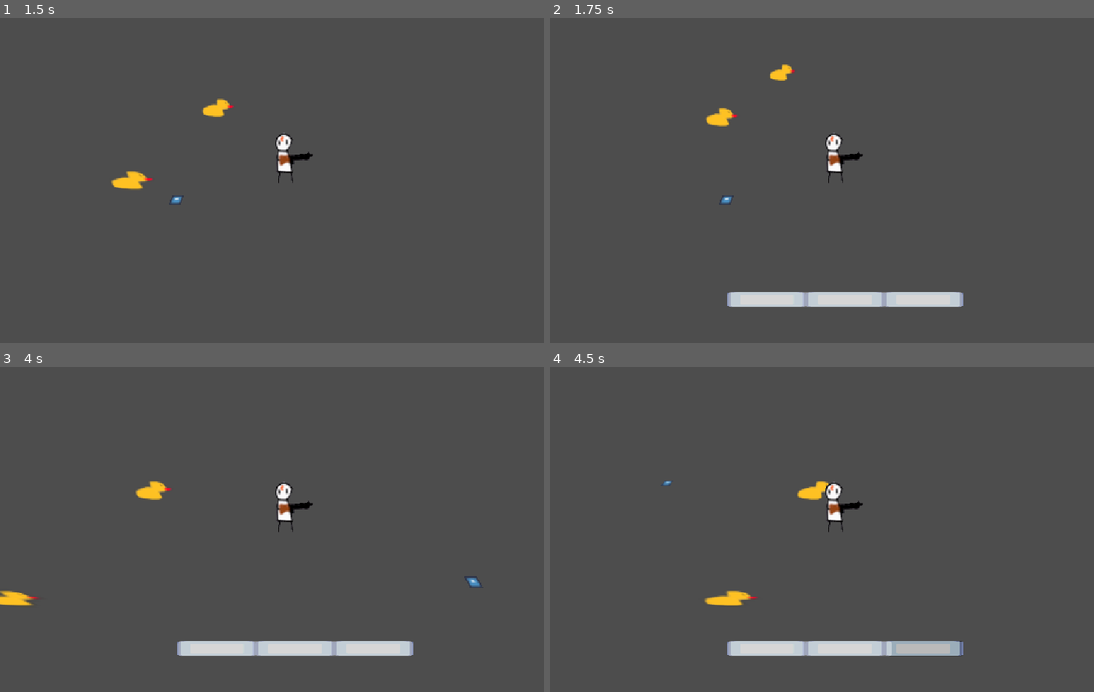
Above: before the commit, frames 1-4 (two rows, left to right).
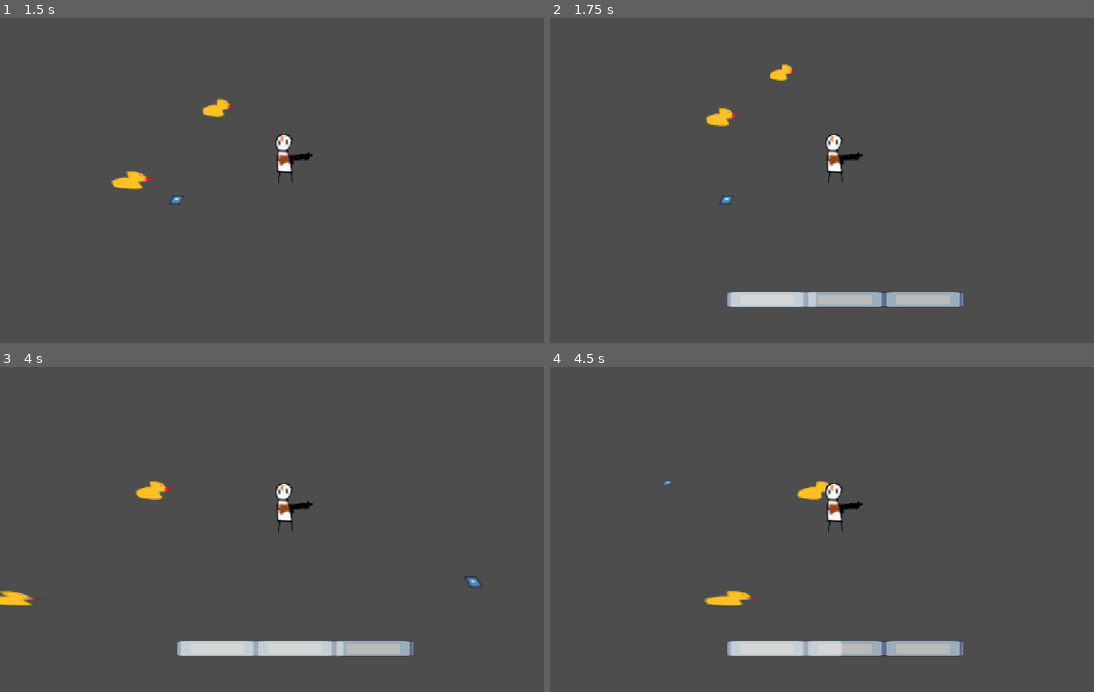
Above: after the commit, the same moments.

Repository: gmuGADIG/DEADSHOT
Game: Godot game, scene res://test_scenes/test_meat_pickup.tscn
Same seed, same stepped clock (60 frames per second), same inputs: the game is played once before the commit and once after it. This scene is started directly instead of the project's main scene. The engine's default icon, where the game draws it, is replaced by a stand-in: a white triangle on a blue panel in a dark square.
Inputs (mouse positions are in pixels of both pictures, inside the frame that each line leads up to):
- Up to frame 1 (1.5 s): tap Enter at 0.5 s; move the mouse to (424, 167) at 0.52 s; hold D (move_right) 0.53-1.28 s; click (424, 167) at 0.6 s; tap Space (roll) at 0.8, 1.35 s; move the mouse to (179, 200) at 1.27 s; hold S (move_down) from 1.28 s (still down)
- Up to frame 2 (1.75 s): keep holding S (move_down); tap Tab (ui_focus_next) at 1.55 s
- Up to frame 3 (4 s): move the mouse to (353, 461) at 2.02 s; release S (move_down) at 2.03 s; hold D (move_right) 2.03-2.78 s; tap Tab (ui_focus_next) at 2.1, 3.8 s; click (353, 461) at 2.3 s; move the mouse to (266, 601) at 2.77 s; hold W (move_up) 2.78-3.53 s; click (266, 601) at 2.85 s; tap Space (roll) at 3.05 s; move the mouse to (473, 581) at 3.52 s; hold A (move_left) from 3.53 s (still down); hold E (interact) from 3.53 s (still down)
- Up to frame 4 (4.5 s): keep holding A (move_left); move the mouse to (669, 484) at 4.27 s; release E (interact) at 4.28 s; tap Space (roll) at 4.35 s

Frame 1 is identical in both runs. In frame 2, 1.3% of the frame differs, in the area x 48-76%, y 84-90%; in frame 3, 0.6%; in frame 4, 0.4%.

Commit message:
Random tweaks

Diff:
--- a/world/player/player.gd
+++ b/world/player/player.gd
@@ -42,7 +42,6 @@
 	return dir.normalized()
 
 func _ready() -> void:
-	print("player ready - PRESS TAB TO TEST COMBAT ENCOUNTER MODE")
 	instance = self
 
 func _init() -> void:
@@ -68,24 +67,22 @@
 ## We use the proper process function to update stamina, since it appears on the HUD and that could be drawn faster than the physics tickrate.
 func _process(delta: float) -> void:
 	if is_in_combat: update_stamina(delta)
+
 	# TEST COMBAT ENCOUNTER MODE FOR STAMINA
 	if Input.is_action_just_pressed("ui_focus_next"):
-		match is_in_combat:
-			true:
-				exit_combat()
-			false:
-				enter_combat()
+		if is_in_combat:
+			exit_combat()
+		else:
+			enter_combat()
 
 func begin_roll() -> void:
 	# This function only runs when the roll starts. Get out of here if you're already rolling!
 	if current_state == PlayerState.ROLLING: return
-	# We only handle stamina transactions if the player is in combat.
-		# In that case, if the player doesn't have at least one full stamina bar, give up.
-	if is_in_combat:
-		if stamina<1.0:
-			print("Not enough stamina!")
-			return
-		stamina-=1.0
+
+	# Factor in stamina
+	if stamina < 1.0: return
+	stamina -= 1.0
+
 	#TODO: Play animation, do iframes.
 	current_state = PlayerState.ROLLING
 	%RollDurationTimer.start()
@@ -94,9 +91,12 @@
 
 ## Called every frame if the player is in combat.
 func update_stamina(delta: float) -> void:
-	stamina+=STAMINA_RECHARGE_RATE * delta
-	stamina = clampf(stamina, 0.0, 3.0)
-	$Hud.update_stamina_bar(stamina)
+	if is_in_combat:
+		stamina += STAMINA_RECHARGE_RATE * delta
+		stamina = clampf(stamina, 0.0, 3.0)
+		$Hud.update_stamina_bar(stamina)
+	else:
+		stamina = 3.0
 
 
 # COMBAT ENCOUNTERS
--- a/world/player/weapon/basic_gun/basic_gun.gd
+++ b/world/player/weapon/basic_gun/basic_gun.gd
@@ -4,7 +4,7 @@
 
 func _process(_delta: float) -> void:
 	# No shooting if you're rolling!
-	if Input.is_action_just_pressed("fire") && !player.current_state==player.PlayerState.ROLLING:
+	if Input.is_action_just_pressed("fire") && player.current_state != player.PlayerState.ROLLING:
 		fire()
 
 func fire() -> void:
